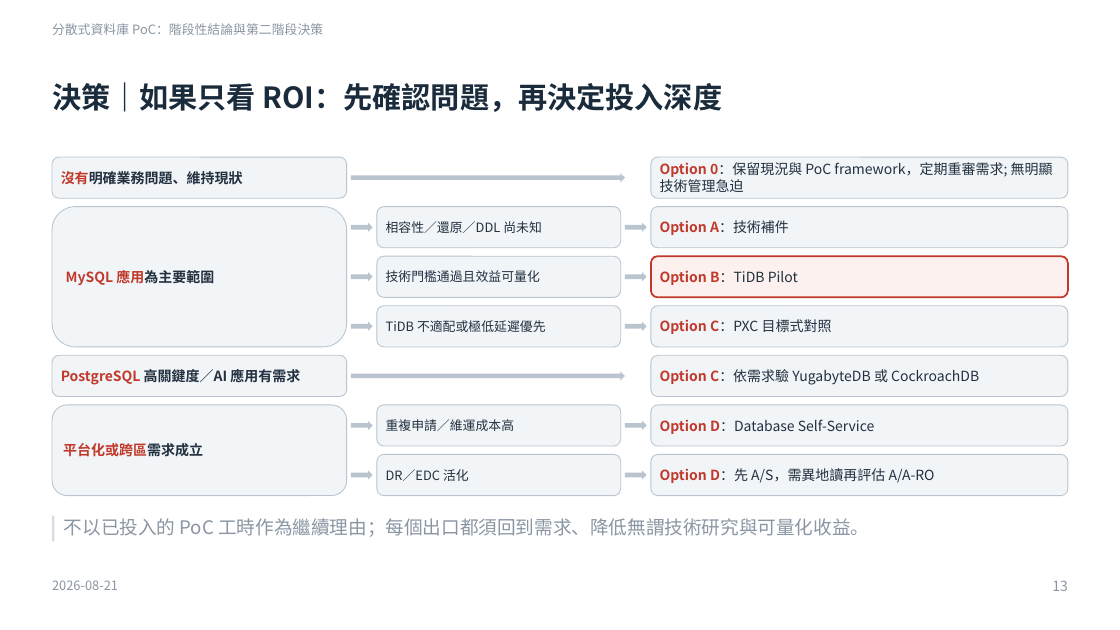
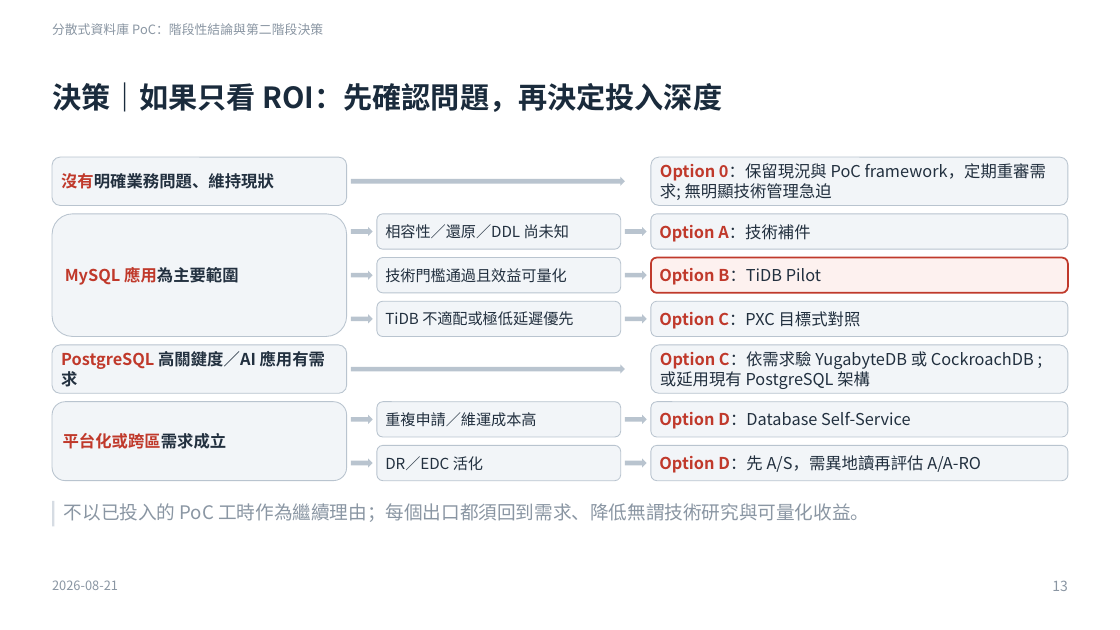
Before and after one commit to heavenruler/dba_career, a slide deck: slide 13 of poc/1_MeetingMinutes/0821_slide.pptx. Drawn at 1120x630 pixels with LibreOffice and Linux fonts; fonts in the diff are those of the drawing. Boxes give left, top, right and bottom in pixels: in the first picture for what was removed or moved away, otherwise in the second. Text is boxed around its words. In the diff, an @@ line names an element or a change of style, - is before the commit and + after.

```diff
--- a/poc/1_MeetingMinutes/0821_slide.pptx
+++ b/poc/1_MeetingMinutes/0821_slide.pptx
@@ rounded rectangle "沒有明確業務問題、維持現狀": place and size @@
-rounded rectangle "沒有明確業務問題、維持現狀" at (52, 157, 347, 198)
+rounded rectangle "沒有明確業務問題、維持現狀" at (52, 157, 347, 206)
@@ rounded rectangle "Option 0：保留現況與 PoC framework，定期重審需求; 無明顯技術管理急迫": place and size @@
-rounded rectangle "Option 0：保留現況與 PoC framework，定期重審需求; 無明顯技術管理急迫" at (651, 157, 1068, 198)
+rounded rectangle "Option 0：保留現況與 PoC framework，定期重審需求; 無明顯技術管理急迫" at (651, 157, 1068, 206)
@@ rounded rectangle "MySQL 應用為主要範圍": place and size @@
-rounded rectangle "MySQL 應用為主要範圍" at (52, 207, 347, 347)
+rounded rectangle "MySQL 應用為主要範圍" at (52, 214, 347, 337)
@@ rounded rectangle "相容性／還原／DDL 尚未知": place and size @@
-rounded rectangle "相容性／還原／DDL 尚未知" at (377, 207, 621, 248)
+rounded rectangle "相容性／還原／DDL 尚未知" at (377, 214, 621, 250)
@@ 3 right arrows: place and size @@
-3 right arrows at (351, 173, 647, 232)
+3 right arrows at (351, 176, 647, 236)
@@ rounded rectangle "Option A：技術補件": place and size @@
-rounded rectangle "Option A：技術補件" at (651, 207, 1068, 248)
+rounded rectangle "Option A：技術補件" at (651, 214, 1068, 250)
@@ rounded rectangle "技術門檻通過且效益可量化": place and size @@
-rounded rectangle "技術門檻通過且效益可量化" at (377, 256, 621, 297)
+rounded rectangle "技術門檻通過且效益可量化" at (377, 258, 621, 293)
@@ rounded rectangle "Option B：TiDB Pilot": place and size @@
-rounded rectangle "Option B：TiDB Pilot" at (651, 256, 1068, 297)
+rounded rectangle "Option B：TiDB Pilot" at (651, 258, 1068, 293)
@@ rounded rectangle "TiDB 不適配或極低延遲優先": place and size @@
-rounded rectangle "TiDB 不適配或極低延遲優先" at (377, 306, 621, 347)
+rounded rectangle "TiDB 不適配或極低延遲優先" at (377, 302, 621, 337)
@@ rounded rectangle "Option C：PXC 目標式對照": place and size @@
-rounded rectangle "Option C：PXC 目標式對照" at (651, 306, 1068, 347)
+rounded rectangle "Option C：PXC 目標式對照" at (651, 302, 1068, 337)
@@ rounded rectangle "PostgreSQL 高關鍵度／AI 應用有需求": place and size @@
-rounded rectangle "PostgreSQL 高關鍵度／AI 應用有需求" at (52, 355, 347, 397)
+rounded rectangle "PostgreSQL 高關鍵度／AI 應用有需求" at (52, 345, 347, 394)
@@ rounded rectangle "Option C：依需求驗 YugabyteDB 或 CockroachDB ...": place and size @@
-rounded rectangle "Option C：依需求驗 YugabyteDB 或 CockroachDB ..." at (651, 355, 1068, 397)
+rounded rectangle "Option C：依需求驗 YugabyteDB 或 CockroachDB ..." at (651, 345, 1068, 394)
@@ text in rounded rectangle at (660, 351, 1034, 389): text changed; size 12 to 14 pt @@
-Option C：依需求驗 YugabyteDB 或 CockroachDB
+Option C：依需求驗 YugabyteDB 或 CockroachDB ; 或延用現有 PostgreSQL 架構
@@ 3 right arrows: place and size @@
-3 right arrows at (351, 371, 647, 430)
+3 right arrows at (351, 365, 647, 424)
@@ rounded rectangle "平台化或跨區需求成立": place and size @@
-rounded rectangle "平台化或跨區需求成立" at (52, 405, 347, 496)
+rounded rectangle "平台化或跨區需求成立" at (52, 402, 347, 481)
@@ rounded rectangle "重複申請／維運成本高": place and size @@
-rounded rectangle "重複申請／維運成本高" at (377, 405, 621, 446)
+rounded rectangle "重複申請／維運成本高" at (377, 402, 621, 437)
@@ rounded rectangle "Option D：Database Self-Service": place and size @@
-rounded rectangle "Option D：Database Self-Service" at (651, 405, 1068, 446)
+rounded rectangle "Option D：Database Self-Service" at (651, 402, 1068, 437)
@@ size 11 to 13 pt in 5 elements at (377, 258, 621, 293), (377, 214, 621, 250), (377, 402, 621, 437), (377, 302, 621, 337), (377, 445, 621, 481) @@
@@ rounded rectangle "DR／EDC 活化": place and size @@
-rounded rectangle "DR／EDC 活化" at (377, 455, 621, 496)
+rounded rectangle "DR／EDC 活化" at (377, 445, 621, 481)
@@ size 12 to 14 pt in 10 elements at (651, 258, 1068, 293), (651, 157, 1068, 206), (651, 214, 1068, 250), (52, 157, 347, 206), (52, 214, 347, 337), (651, 402, 1068, 437), (651, 302, 1068, 337), (52, 345, 347, 394), (52, 402, 347, 481), (651, 445, 1068, 481) @@
@@ rounded rectangle "Option D：先 A/S，需異地讀再評估 A/A-RO": place and size @@
-rounded rectangle "Option D：先 A/S，需異地讀再評估 A/A-RO" at (651, 455, 1068, 496)
+rounded rectangle "Option D：先 A/S，需異地讀再評估 A/A-RO" at (651, 445, 1068, 481)
@@ 4 right arrows: place and size @@
-4 right arrows at (351, 322, 647, 480)
+4 right arrows at (351, 314, 647, 468)
@@ rectangle: place and size @@
-rectangle at (52, 516, 55, 542)
+rectangle at (52, 501, 55, 527)
@@ text "不以已投入的 PoC 工時作為繼續理由；每個出口都須回到需求、降低無謂技術研究與可量化收益。": place and size @@
-text "不以已投入的 PoC 工時作為繼續理由；每個出口都須回到需求、降低無謂技術研究與可量化收益。" at (64, 518, 869, 537)
+text "不以已投入的 PoC 工時作為繼續理由；每個出口都須回到需求、降低無謂技術研究與可量化收益。" at (64, 503, 869, 522)
```
Also in this commit, not shown: 2 other files.
